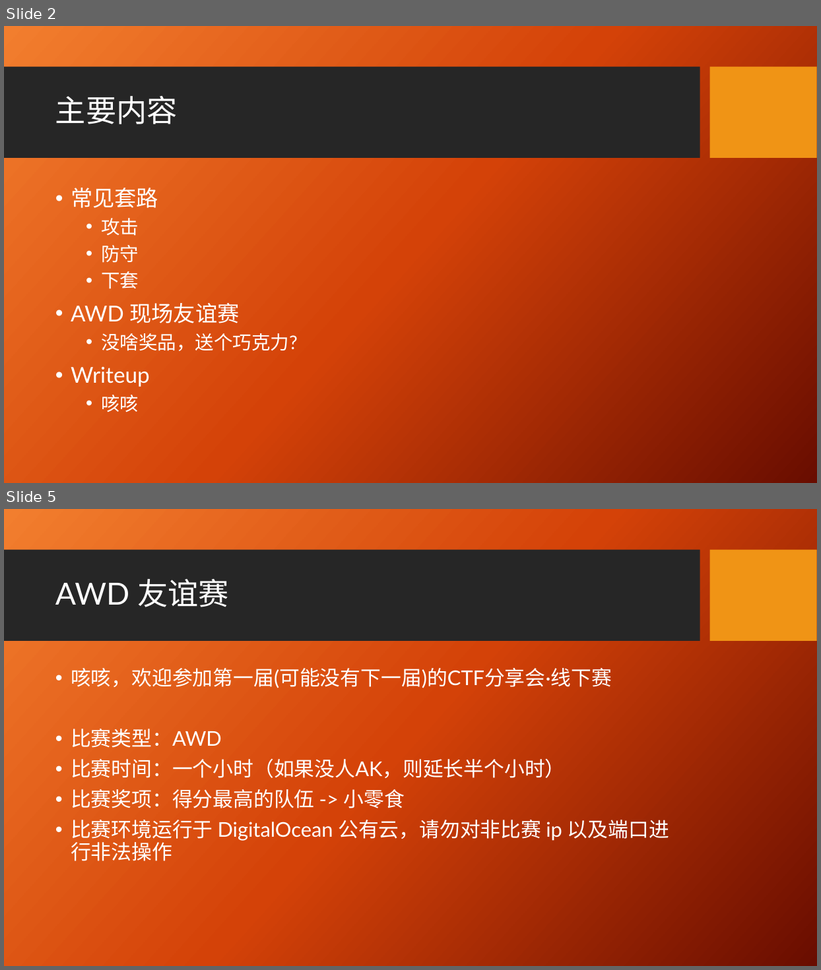
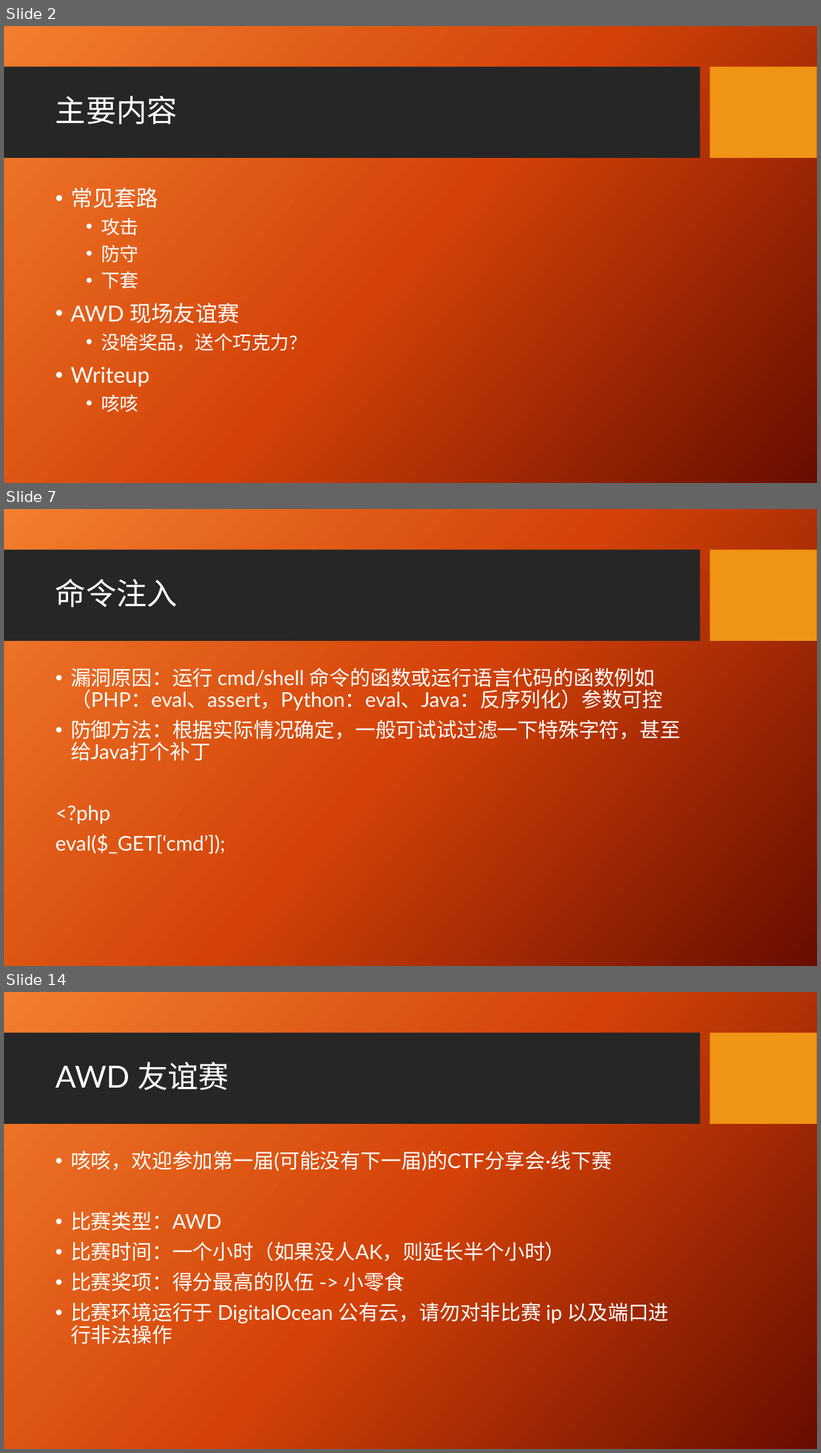
Before and after one commit to zzfly256/CTF-AWD-demo, a slide deck: CTF AWD.pptx. Shown one above the other, each under a label of ours: slides 2 and 5 before the commit, slides 2, 7 and 14 after it; the slides between them are not shown. The pictures are 821x970 and 821x1453 pixels, drawn with LibreOffice and Linux fonts; fonts in the diff are those of the drawing; background and template pictures are left out. Boxes give left, top, right and bottom in pixels: in the first picture for what was removed or moved away, otherwise in the second. Text is boxed around its words. In the diff, an @@ line names an element or a change of style, - is before the commit and + after.

```diff
--- a/CTF AWD.pptx
+++ b/CTF AWD.pptx
@@ slide 7 added at (x1=4, y1=509, x2=817, y2=966), background picture (left out); not listed: 2 template elements that a slide beside it also shows @@
@@ title added at (x1=55, y1=579, x2=178, y2=607), 36 pt, text #FFFFFF @@
+命令注入
@@ text added at (x1=55, y1=668, x2=680, y2=854), 24 pt, text #FFFFFF @@
+• 漏洞原因：运行 cmd/shell 命令的函数或运行语言代码的函数例如（PHP：eval、assert，Python：eval、Java：反序列化）参数可控
+• 防御方法：根据实际情况确定，一般可试试过滤一下特殊字符，甚至给Java打个补丁
+<?php
+eval($_GET[‘cmd’]);
@@ what was slide 5 is now slide 14 @@
```
Also in this commit, not shown: 3 slides changed, 9 other slides added, 23 other files.
